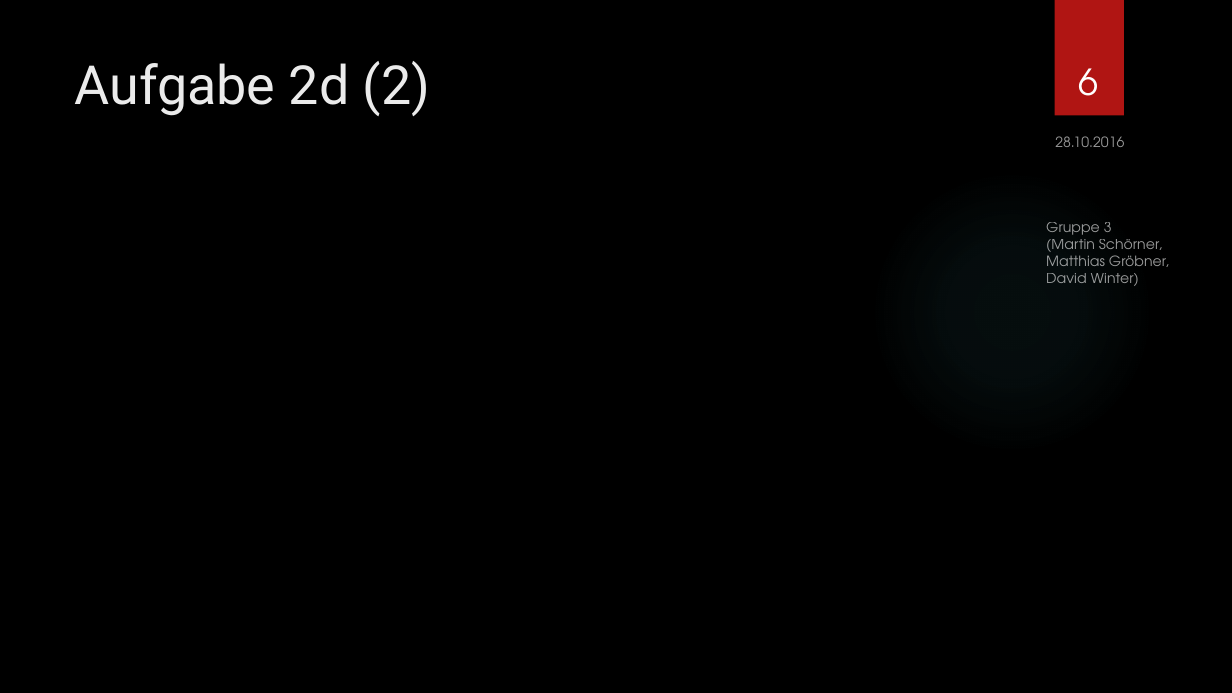
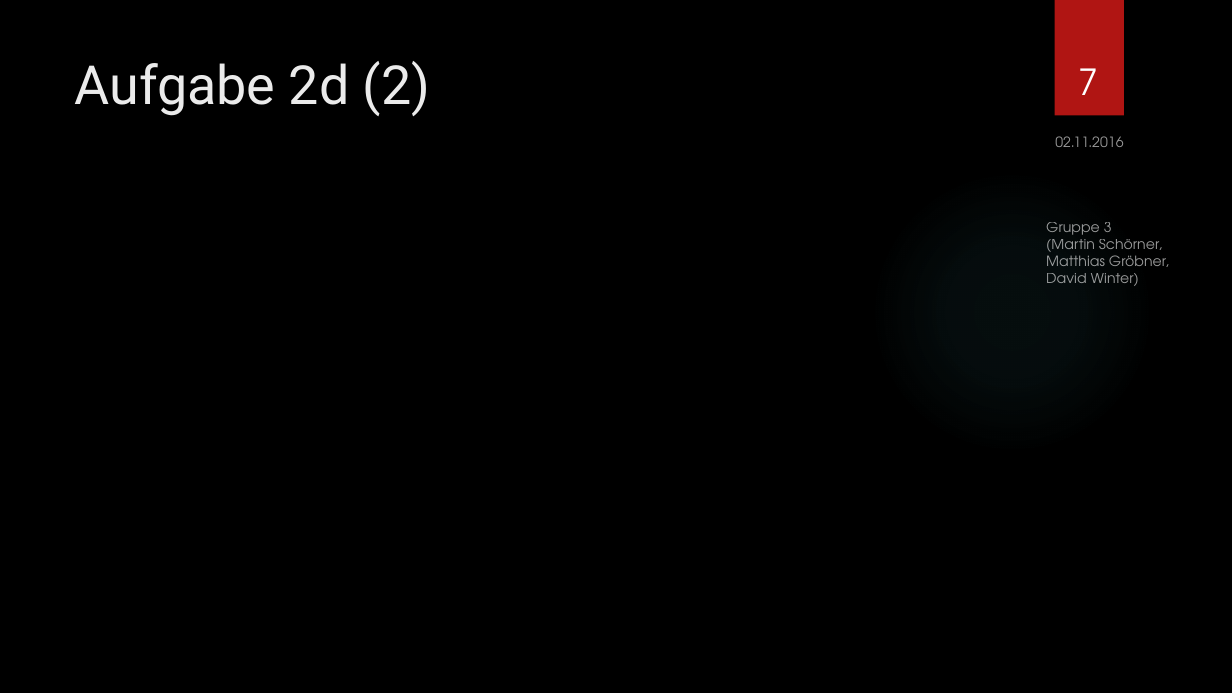
Before and after one commit to SOAS-Uni-Augsburg/ws16-17-group-03, a slide deck: slide 7 of Blatt-02/Präsentation.pptx (slide 6 before the commit). Drawn at 1232x693 pixels with LibreOffice and Linux fonts; fonts in the diff are those of the drawing; grey boxes stand for pictures; background and template pictures are left out. Boxes give left, top, right and bottom in pixels: in the first picture for what was removed or moved away, otherwise in the second. Text is boxed around its words. In the diff, an @@ line names an element or a change of style, - is before the commit and + after.

```diff
--- a/Blatt-02/Präsentation.pptx
+++ b/Blatt-02/Präsentation.pptx
@@ page number at (x1=1078, y1=68, x2=1098, y2=95): text changed @@
-6
+7
@@ text at (x1=1055, y1=136, x2=1123, y2=147): text changed @@
-28.10.2016
+02.11.2016
```
Also in this commit, not shown: 5 other slides changed, 1 slide added, 1 other file.
